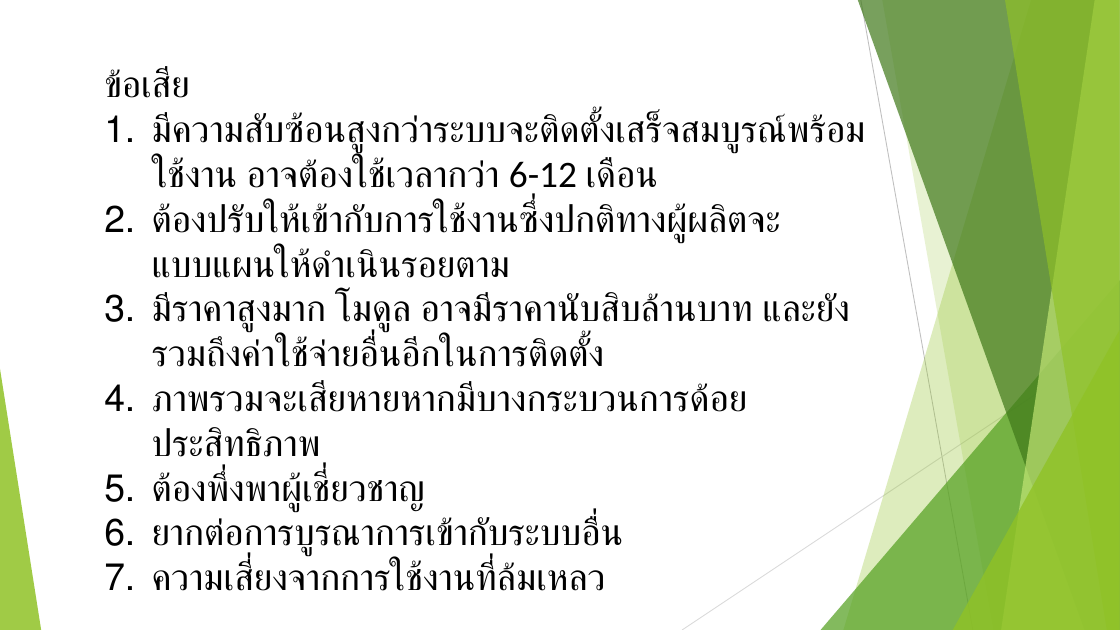
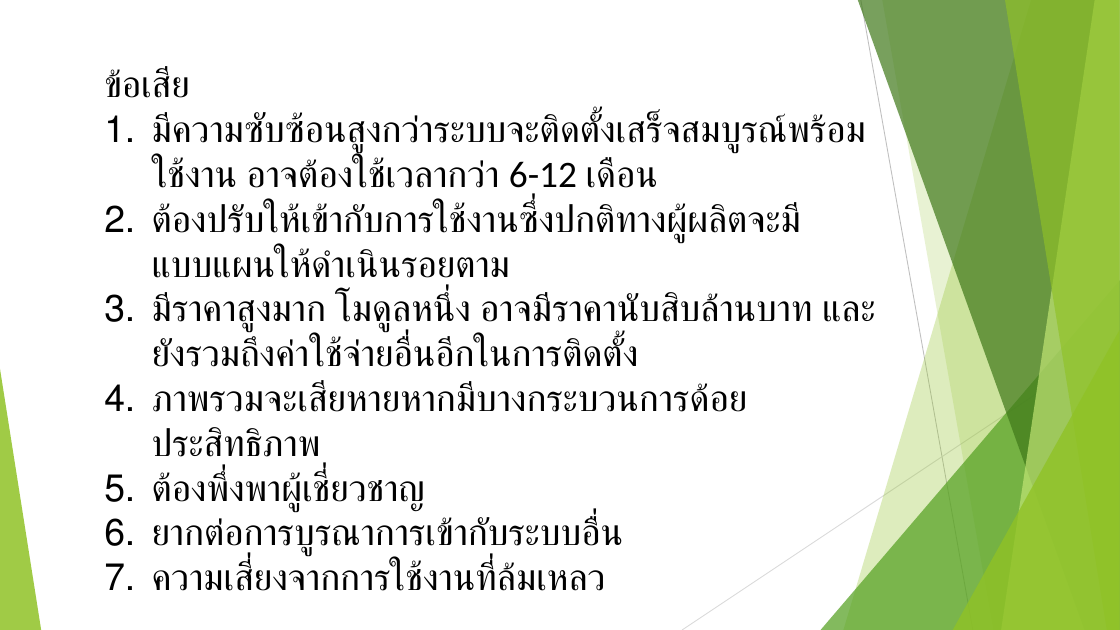
Before and after one commit to praew06/cpsc322_work, a slide deck: slide 12 of บทที่7.pptx. Drawn at 1120x630 pixels with LibreOffice and Linux fonts; fonts in the diff are those of the drawing. Boxes give left, top, right and bottom in pixels: in the first picture for what was removed or moved away, otherwise in the second. Text is boxed around its words. In the diff, an @@ line names an element or a change of style, - is before the commit and + after.

```diff
--- a/บทที่7.pptx
+++ b/บทที่7.pptx
@@ text at <box>152,113,866,367</box>: text changed @@
-1. มีความสับซ้อนสูงกว่าระบบจะติดตั้งเสร็จสมบูรณ์พร้อมใช้งาน อาจต้องใช้เวลากว่า 6-12 เดือน
-2. ต้องปรับให้เข้ากับการใช้งานซึ่งปกติทางผู้ผลิตจะแบบแผนให้ดำเนินรอยตาม
-3. มีราคาสูงมาก โมดูล อาจมีราคานับสิบล้านบาท และยังรวมถึงค่าใช้จ่ายอื่นอีกในการติดตั้ง
+1. มีความซับซ้อนสูงกว่าระบบจะติดตั้งเสร็จสมบูรณ์พร้อมใช้งาน อาจต้องใช้เวลากว่า 6-12 เดือน
+2. ต้องปรับให้เข้ากับการใช้งานซึ่งปกติทางผู้ผลิตจะมีแบบแผนให้ดำเนินรอยตาม
+3. มีราคาสูงมาก โมดูลหนึ่ง อาจมีราคานับสิบล้านบาท และยังรวมถึงค่าใช้จ่ายอื่นอีกในการติดตั้ง
```
Also in this commit, not shown: 7 other slides changed, 1 other file.
